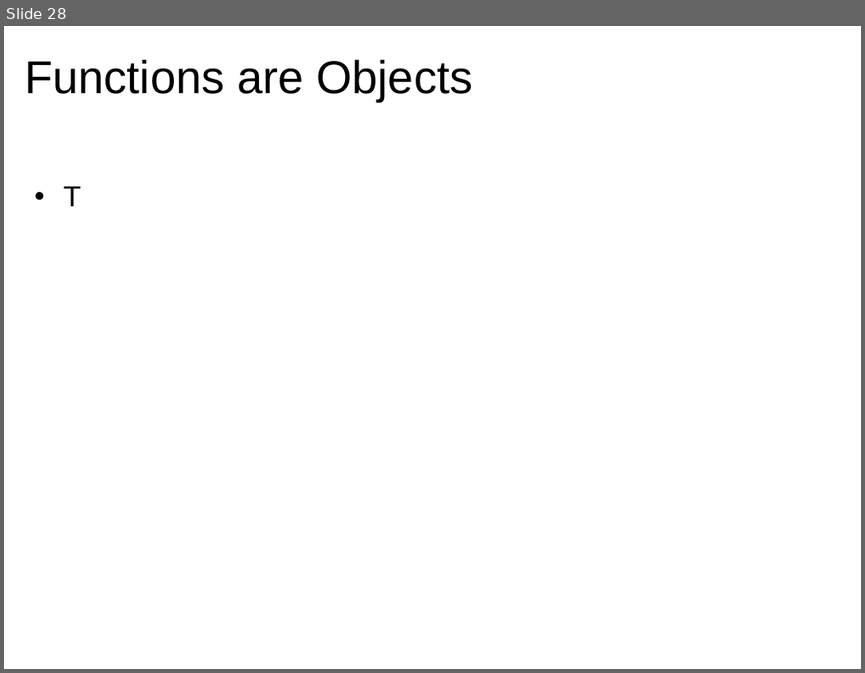
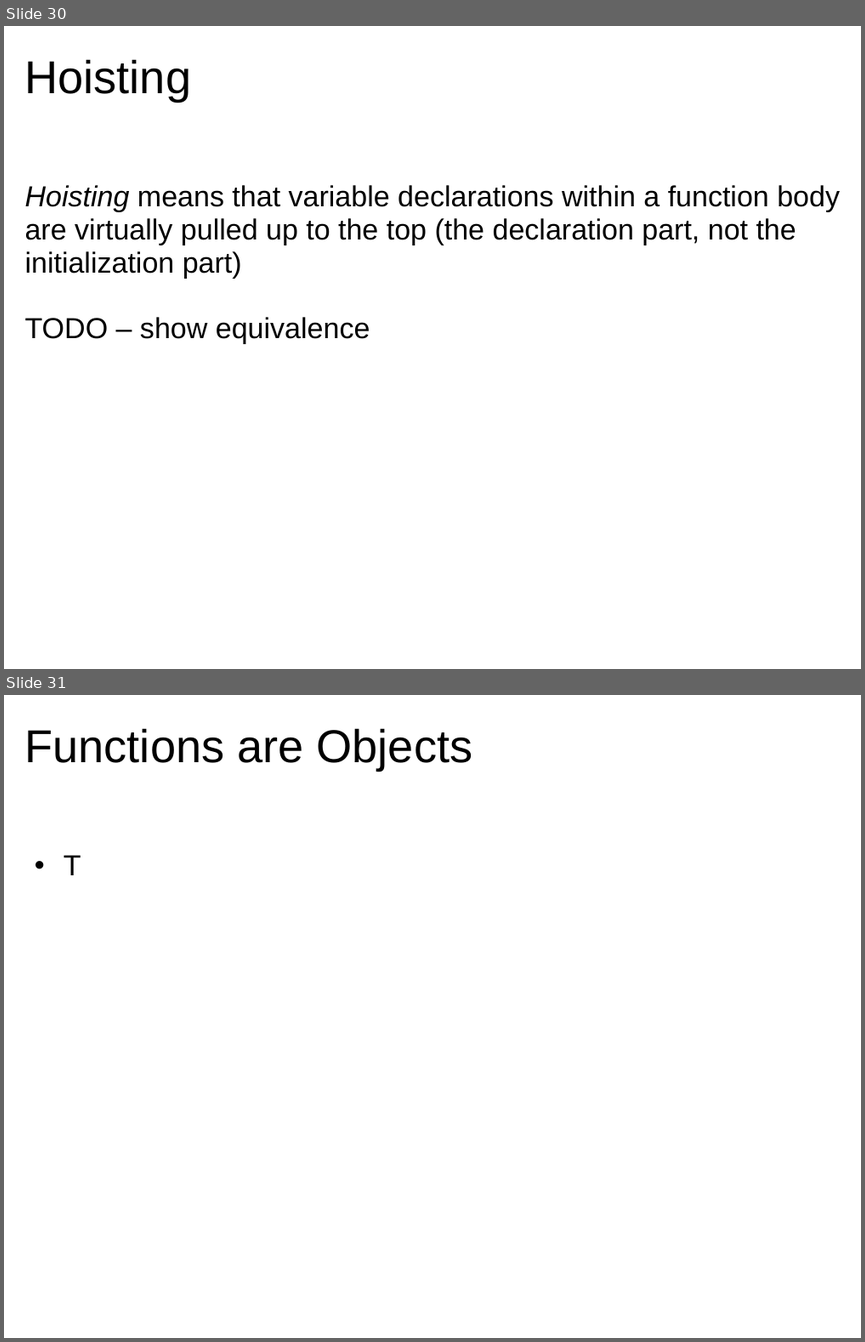
Before and after one commit to dondi/javascript-book, a slide deck: presentations/Chapter_5_Presentation.ppt. Shown one above the other, each under a label of ours: slide 28 before the commit, slides 30 and 31 after it. The pictures are 865x673 and 865x1342 pixels, drawn with LibreOffice and Linux fonts; fonts in the diff are those of the drawing; background and template pictures are left out. Boxes give left, top, right and bottom in pixels: in the first picture for what was removed or moved away, otherwise in the second. Text is boxed around its words. In the diff, an @@ line names an element or a change of style, - is before the commit and + after.

```diff
--- a/presentations/Chapter_5_Presentation.ppt
+++ b/presentations/Chapter_5_Presentation.ppt
@@ slide 30 added at (x1=4, y1=26, x2=861, y2=669), background picture (left out) @@
@@ title added at (x1=25, y1=59, x2=192, y2=102), 43 pt, text #000000 @@
+Hoisting
@@ text added at (x1=25, y1=185, x2=840, y2=344), 27 pt, text #000000 @@
+  Hoisting means that variable declarations within a function body are virtually pulled up to the top (the declaration part, not the initialization part)
+  TODO – show equivalence
@@ what was slide 28 is now slide 31 @@
```
Also in this commit, not shown: 8 slides changed, 4 other slides added, 2 slides removed.
